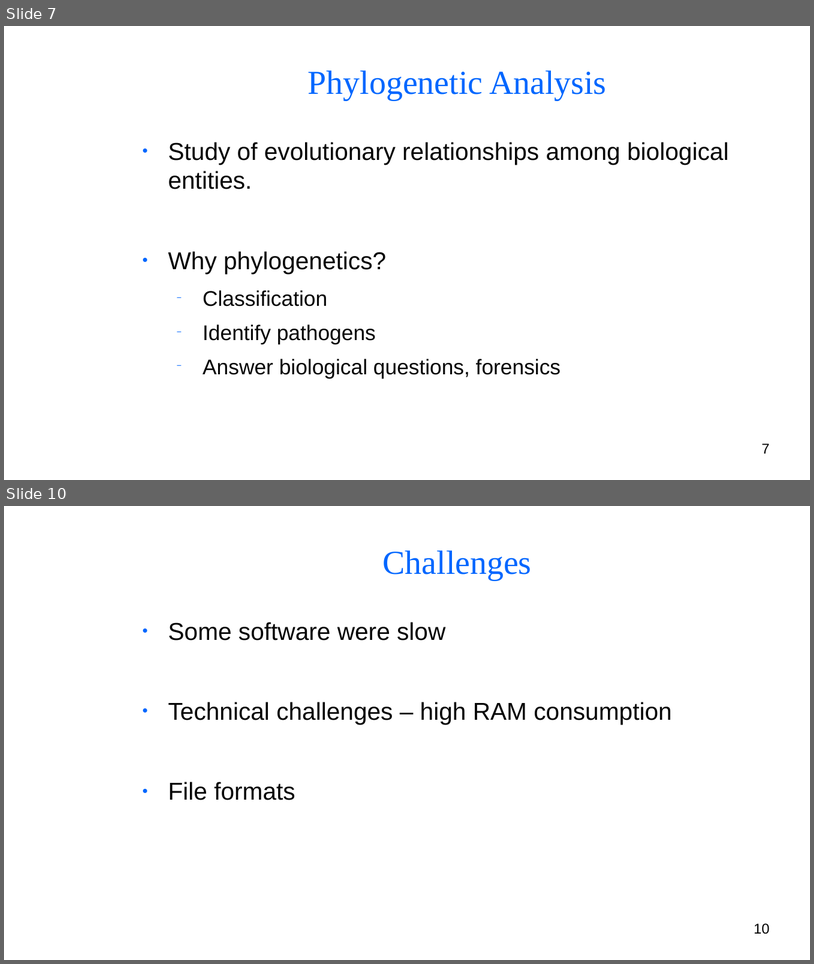
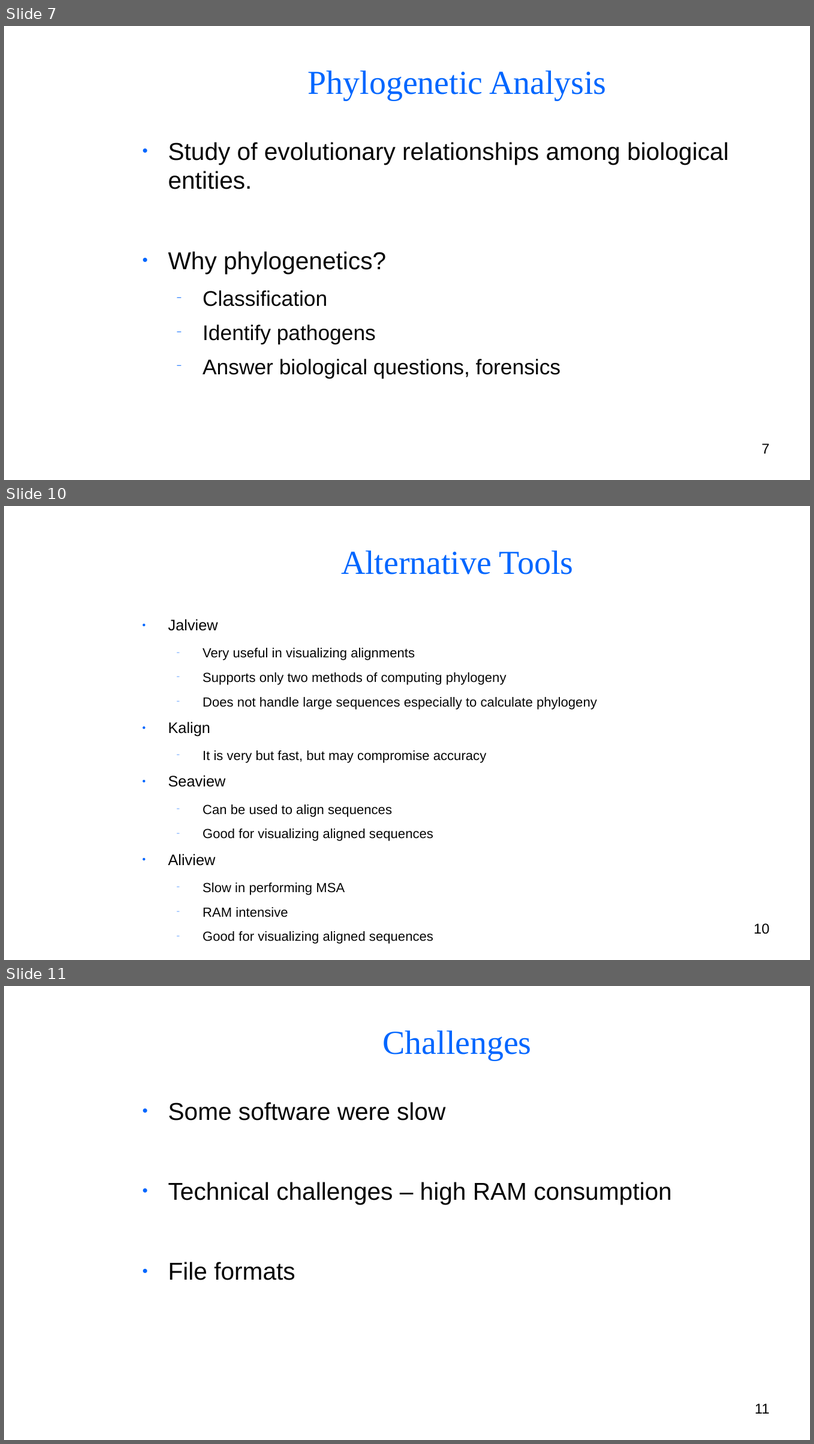
Before and after one commit to BryanAbuchery/Group_Project, a slide deck: Group_presentation.odp. Shown one above the other, each under a label of ours: slides 7 and 10 before the commit, slides 7, 10 and 11 after it; the slides between them are not shown. The pictures are 814x964 and 814x1444 pixels, drawn with LibreOffice and Linux fonts; fonts in the diff are those of the drawing; background and template pictures are left out. Boxes give left, top, right and bottom in pixels: in the first picture for what was removed or moved away, otherwise in the second. Text is boxed around its words. In the diff, an @@ line names an element or a change of style, - is before the commit and + after.

```diff
--- a/Group_presentation.odp
+++ b/Group_presentation.odp
@@ slide 10 added at box(4, 506, 810, 960), background picture (left out) @@
@@ title added at box(341, 550, 573, 574), 33 pt, text #0066FF @@
+Alternative Tools
@@ text added at box(168, 619, 597, 943), 13.1 pt, text #050505 @@
+● Jalview
+  − Very useful in visualizing alignments
+  − Supports only two methods of computing phylogeny
+  − Does not handle large sequences especially to calculate phylogeny
+● Kalign
+  − It is very but fast, but may compromise accuracy
+● Seaview
+  − Can be used to align sequences
+  − Good for visualizing aligned sequences
+● Aliview
+  − Slow in performing MSA
+  − RAM intensive
+  − Good for visualizing aligned sequences
@@ page number added at box(754, 923, 770, 934), 14 pt, text #000000 @@
+10
@@ what was slide 10 is now slide 11 @@
@@ page number at box(755, 1403, 770, 1413): text changed @@
-10
+11
```
Also in this commit, not shown: 7 slides changed.
